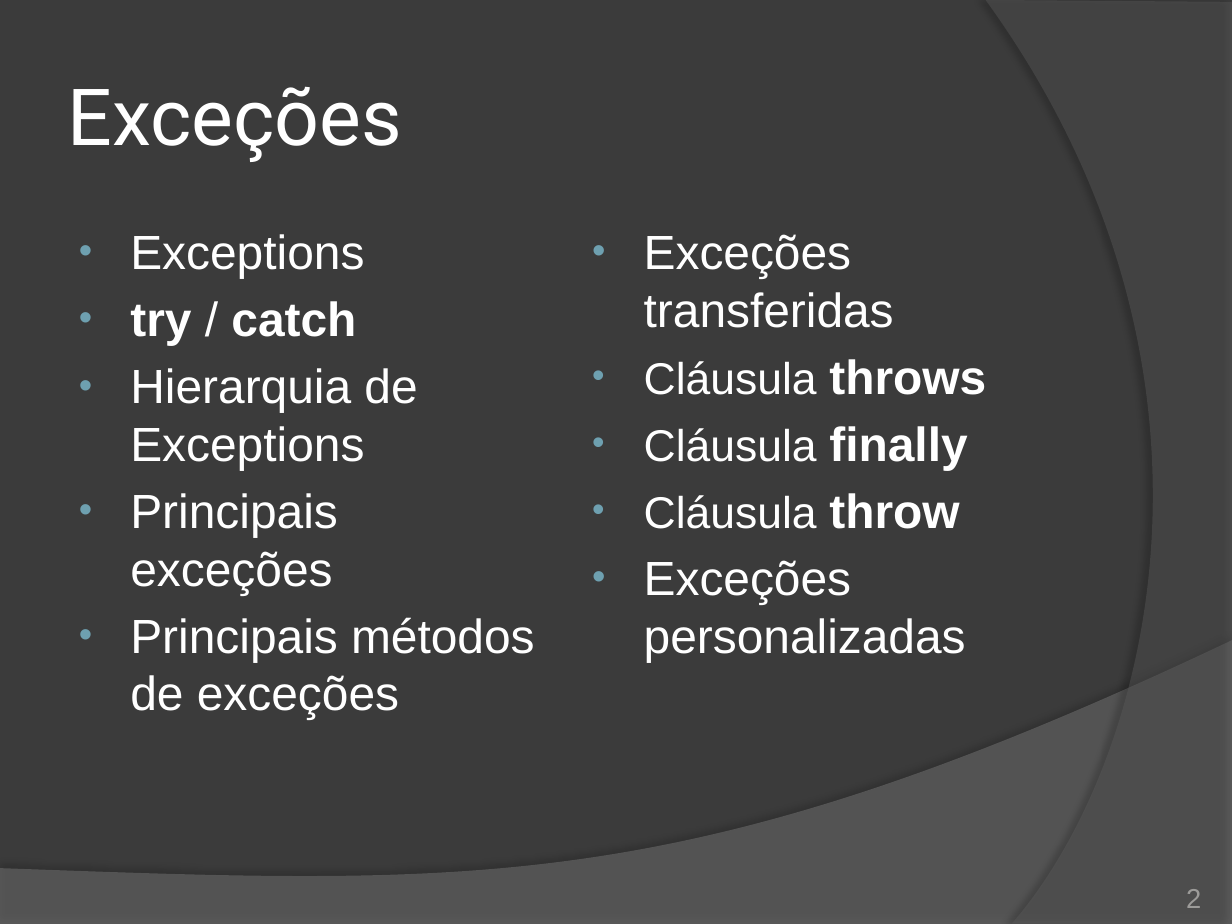
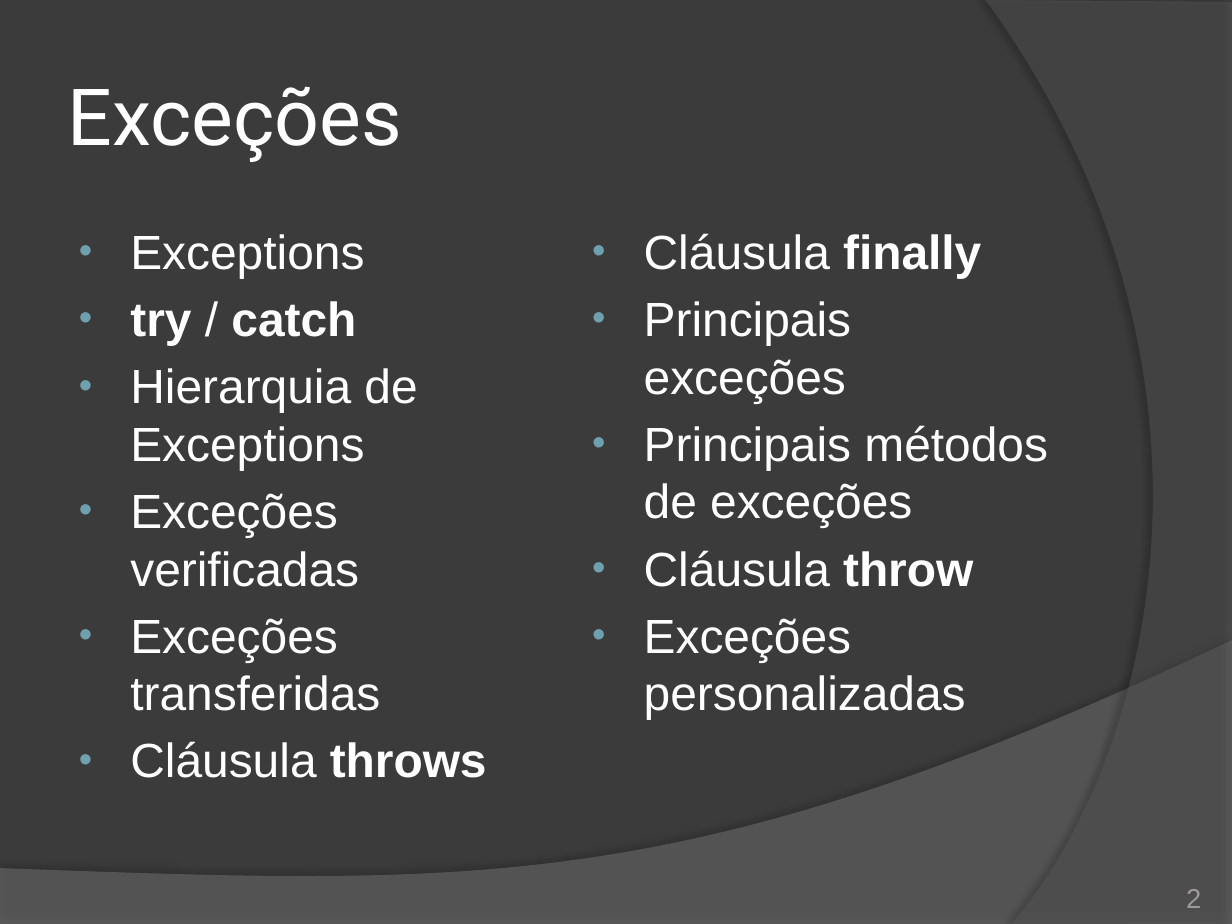
Before and after one commit to duchesqui/slzvieira-training, a slide deck: slide 2 of 2-Java-Programmer-Modulo-II/12.Capitulo06.pptx. Drawn at 1232x924 pixels with LibreOffice and Linux fonts; fonts in the diff are those of the drawing. Boxes give left, top, right and bottom in pixels: in the first picture for what was removed or moved away, otherwise in the second. Text is boxed around its words. In the diff, an @@ line names an element or a change of style, - is before the commit and + after.

Commit message:
Novos slides de tratamento de exceções.

```diff
--- a/2-Java-Programmer-Modulo-II/12.Capitulo06.pptx
+++ b/2-Java-Programmer-Modulo-II/12.Capitulo06.pptx
@@ text at (644, 234, 986, 395): paragraphs removed @@
-• Exceções transferidas
-• Cláusula throws
@@ text at (644, 233, 981, 587): size 26 to 28 pt in "Cláusula", "Cláusula" @@
@@ text at (644, 301, 1048, 528): paragraphs added @@
+• Principais exceções
+• Principais métodos de exceções
@@ text at (130, 493, 487, 778): text changed @@
-• Principais exceções
-• Principais métodos de exceções
+• Exceções verificadas
+• Exceções transferidas
+• Cláusula throws
```
Also in this commit, not shown: 3 other slides changed, 14 slides added, 1 slide removed.
